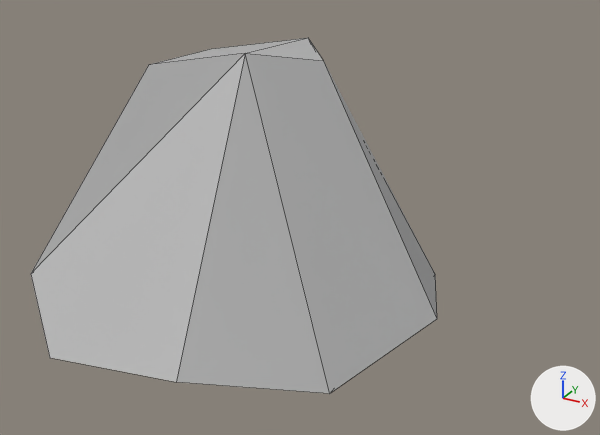
The FBX model FloatyBoaty/Assets/Models/Rock4.fbx: old version first, new version second.
Before and after are seen from a 50 mm camera at (3.0, -4.54, 1.42) aimed at (0.39, 0.21, -0.96). Lighting does not change. The marker at lower right points along +X, +Y and +Z. Mesh edges are drawn as thin lines. Where no turn or scale is listed for an object, it has been applied to the vertices.

The first picture shows 'Rock_4'.
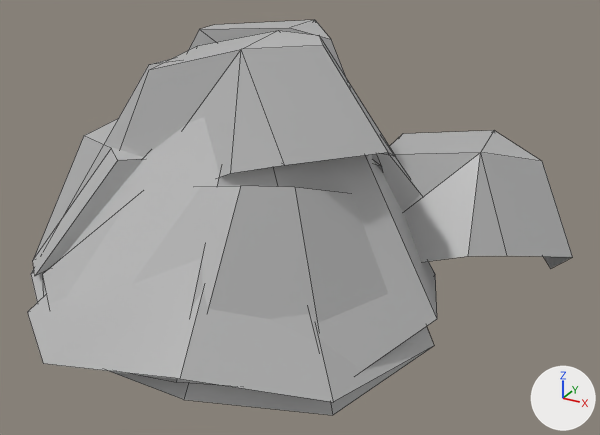
What differs and where, as boxes (x1, y1, x2, y2) in the pictures (600 x 435 px):
'Rock4Damaged', added
    after: (33, 20, 434, 415)
'Rock4Broken', added
    after: (27, 130, 573, 402)
'Rock_4', unchanged, covered by the edit
    before: (31, 38, 437, 394)
    after: (31, 59, 437, 385)

The edits, one by one:
Mesh me_mesh_001 is new.
It has 60 vertices, 43 faces and spans x -1.21..1.52, y -1.39..1.4, z -1.89..0.38.
It uses material mat_nailgray (grey #b6b6b6).
Mesh me_mesh_002 is new.
It has 50 vertices, 28 faces and spans x -1.24..2.11, y -1.56..2.09, z -1.89..-0.43.
It uses material mat_nailgray (grey #b6b6b6).
Object 'Rock4Damaged' (ob_rock4damaged) is new; it shows me_mesh_001.
Its location is (0.0, 0.0, 0.0).
Object 'Rock4Broken' (ob_rock4broken) is new; it shows me_mesh_002.
Its location is (0.0, 0.0, 0.0).
